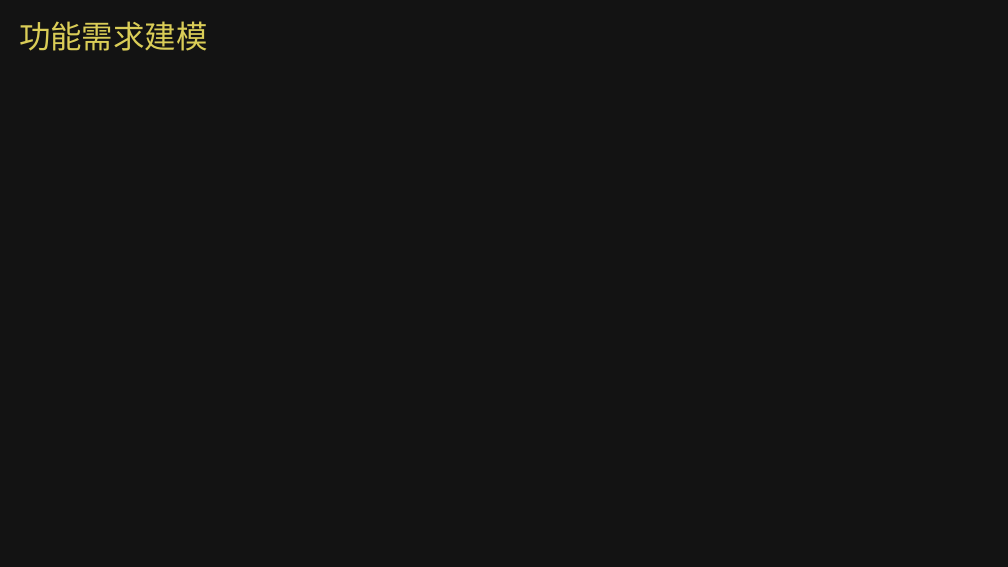
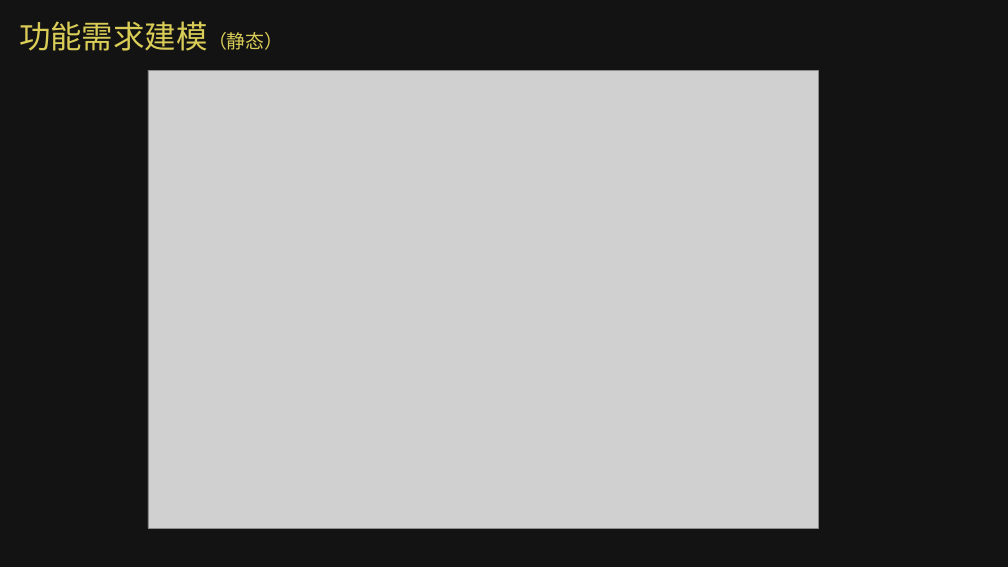
Before and after one commit to WEASP/our-project, a slide deck: slide 11 of Tasks/Task10/高子峰组-知否演示ppt.pptx. Drawn at 1008x567 pixels with LibreOffice and Linux fonts; fonts in the diff are those of the drawing; grey boxes stand for pictures; background and template pictures are left out; a plain dark background stands for a picture behind light text. Boxes give left, top, right and bottom in pixels: in the first picture for what was removed or moved away, otherwise in the second. Text is boxed around its words. In the diff, an @@ line names an element or a change of style, - is before the commit and + after.

```diff
--- a/Tasks/Task10/高子峰组-知否演示ppt.pptx
+++ b/Tasks/Task10/高子峰组-知否演示ppt.pptx
@@ text at [19, 21, 284, 51]: text changed @@
-功能需求建模
+功能需求建模（静态）
@@ picture added at [148, 70, 819, 529] @@
```
Also in this commit, not shown: 4 other slides changed, 7 slides added, 1 other file.
